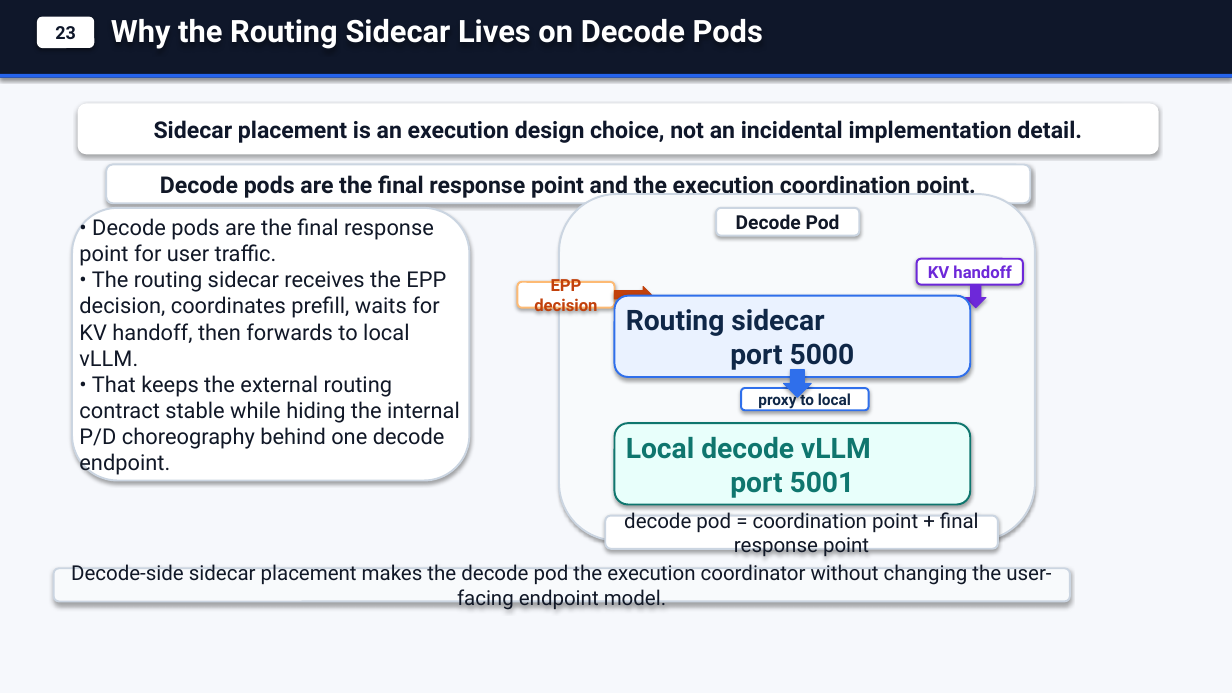
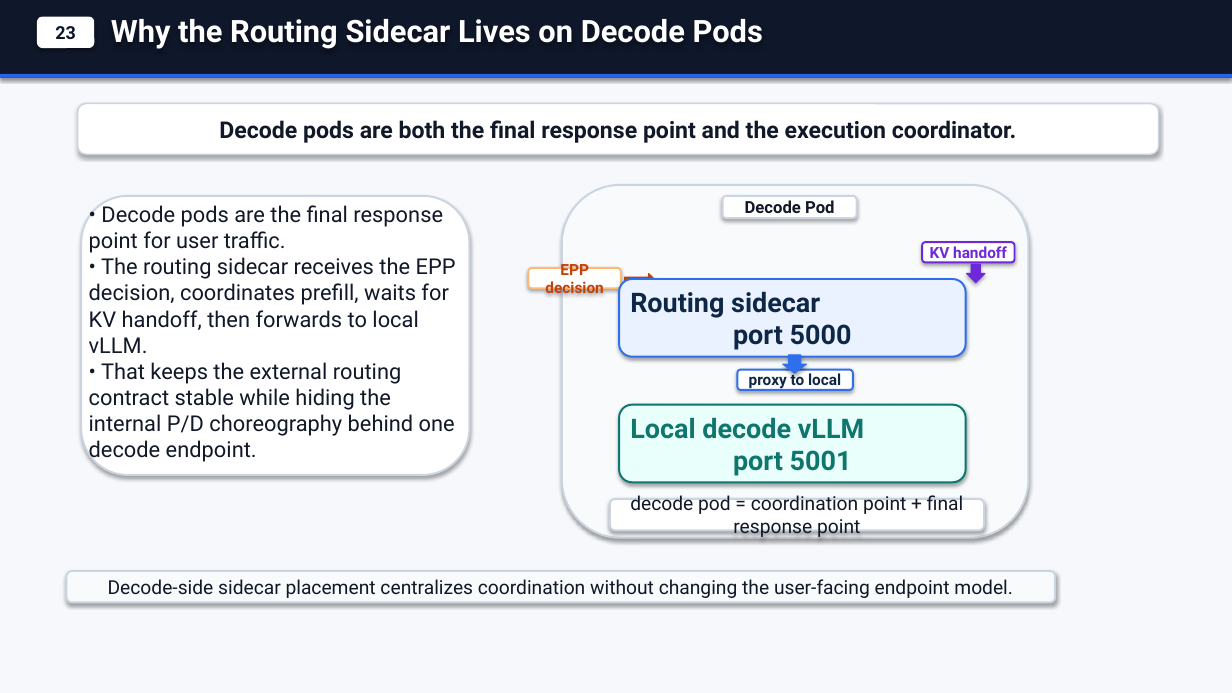
Before and after one commit to andyzhangx/demo, a slide deck: slide 8 of llm/kaito-llm-d-pd-slides.pptx. Drawn at 1232x693 pixels with LibreOffice and Linux fonts; fonts in the diff are those of the drawing. Boxes give left, top, right and bottom in pixels: in the first picture for what was removed or moved away, otherwise in the second. Text is boxed around its words. In the diff, an @@ line names an element or a change of style, - is before the commit and + after.

```diff
--- a/llm/kaito-llm-d-pd-slides.pptx
+++ b/llm/kaito-llm-d-pd-slides.pptx
@@ rounded rectangle "Decode pods are both the ..." at box(78, 104, 1159, 154): outline none to #CBD5E1 1.2 pt @@
@@ text in rounded rectangle at box(219, 120, 1016, 143): text changed; text colour #0F172A to #111827 @@
-Sidecar placement is an execution design choice, not an incidental implementation detail.
+Decode pods are both the final response point and the execution coordinator.
@@ rounded rectangle removed at box(106, 165, 1031, 203) @@
-Decode pods are the final response point and the execution coordination point.
@@ text "• Decode pods are the ..." rewrapped from box(79, 214, 460, 477) to box(89, 201, 456, 464) @@
@@ rounded rectangle: place and size @@
-rounded rectangle at box(72, 208, 470, 481)
+rounded rectangle at box(81, 196, 470, 475)
@@ rounded rectangle: place and size @@
-rounded rectangle at box(559, 194, 1035, 541)
+rounded rectangle at box(562, 185, 1029, 538)
@@ rounded rectangle "Decode Pod": place and size @@
-rounded rectangle "Decode Pod" at box(716, 208, 860, 236)
+rounded rectangle "Decode Pod" at box(723, 196, 857, 218)
@@ rounded rectangle "Decode Pod" at box(723, 196, 857, 218): size 15 to 13 pt @@
@@ rounded rectangle "EPP decision": place and size @@
-rounded rectangle "EPP decision" at box(518, 282, 615, 308)
+rounded rectangle "EPP decision" at box(529, 268, 621, 288)
@@ rounded rectangle "EPP decision" at box(529, 268, 621, 288): size 13 to 12 pt @@
@@ rounded rectangle "KV handoff" at box(922, 242, 1015, 262): size 13 to 12 pt @@
@@ rounded rectangle "KV handoff": place and size @@
-rounded rectangle "KV handoff" at box(917, 259, 1023, 285)
+rounded rectangle "KV handoff" at box(922, 242, 1015, 262)
@@ down arrow: place and size @@
-down arrow at box(966, 285, 986, 308)
+down arrow at box(967, 264, 985, 283)
@@ rounded rectangle "Routing sidecar port 5000": place and size @@
-rounded rectangle "Routing sidecar port 5000" at box(615, 296, 970, 377)
+rounded rectangle "Routing sidecar port 5000" at box(619, 279, 966, 357)
@@ rounded rectangle "Routing sidecar port 5000" at box(619, 279, 966, 357): size 22 to 21 pt @@
@@ right arrow: place and size @@
-right arrow at box(615, 287, 652, 303)
+right arrow at box(625, 274, 656, 288)
@@ down arrow: place and size @@
-down arrow at box(784, 370, 811, 397)
+down arrow at box(783, 355, 807, 373)
@@ rounded rectangle "proxy to local": place and size @@
-rounded rectangle "proxy to local" at box(741, 388, 869, 410)
+rounded rectangle "proxy to local" at box(738, 370, 853, 390)
@@ rounded rectangle "Local decode vLLM port 5001" at box(619, 405, 966, 482): size 22 to 21 pt @@
@@ rounded rectangle "Local decode vLLM port 5001": place and size @@
-rounded rectangle "Local decode vLLM port 5001" at box(615, 423, 970, 505)
+rounded rectangle "Local decode vLLM port 5001" at box(619, 405, 966, 482)
@@ rounded rectangle "decode pod = coordination point ...": place and size @@
-rounded rectangle "decode pod = coordination point ..." at box(605, 516, 998, 549)
+rounded rectangle "decode pod = coordination point ..." at box(610, 499, 984, 531)
@@ rounded rectangle "decode pod = coordination point ..." at box(610, 499, 984, 531): size 16 to 15 pt @@
@@ rounded rectangle "Decode-side sidecar placement centralizes coordination ...": place and size @@
-rounded rectangle "Decode-side sidecar placement centralizes coordination ..." at box(54, 568, 1070, 602)
+rounded rectangle "Decode-side sidecar placement centralizes coordination ..." at box(67, 571, 1055, 603)
@@ text in rounded rectangle at box(108, 579, 1013, 598): text changed; size 16 to 15 pt @@
-Decode-side sidecar placement makes the decode pod the execution coordinator without changing the user-facing endpoint model.
+Decode-side sidecar placement centralizes coordination without changing the user-facing endpoint model.
```
Also in this commit, not shown: 7 other slides changed.
